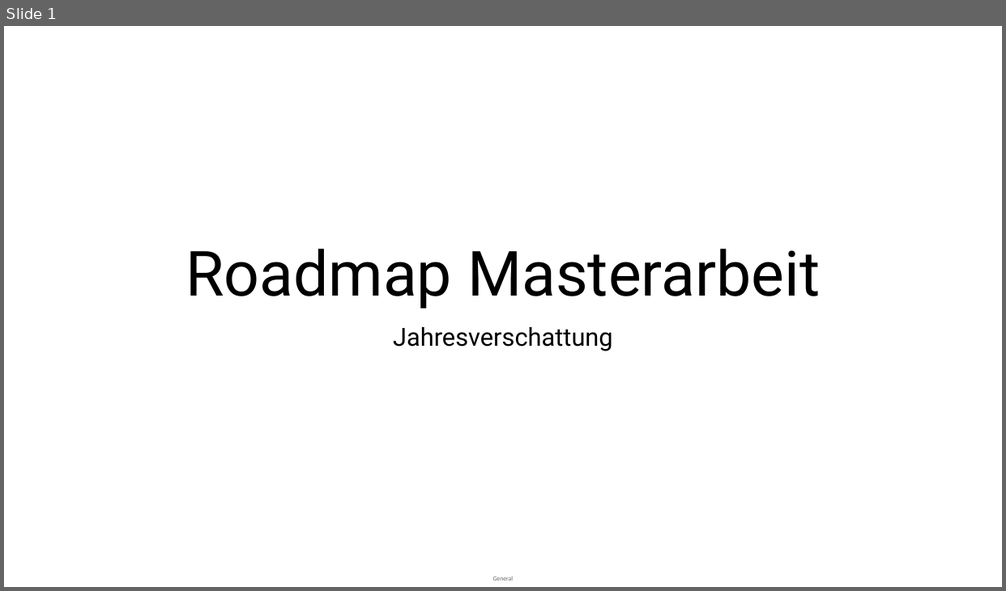
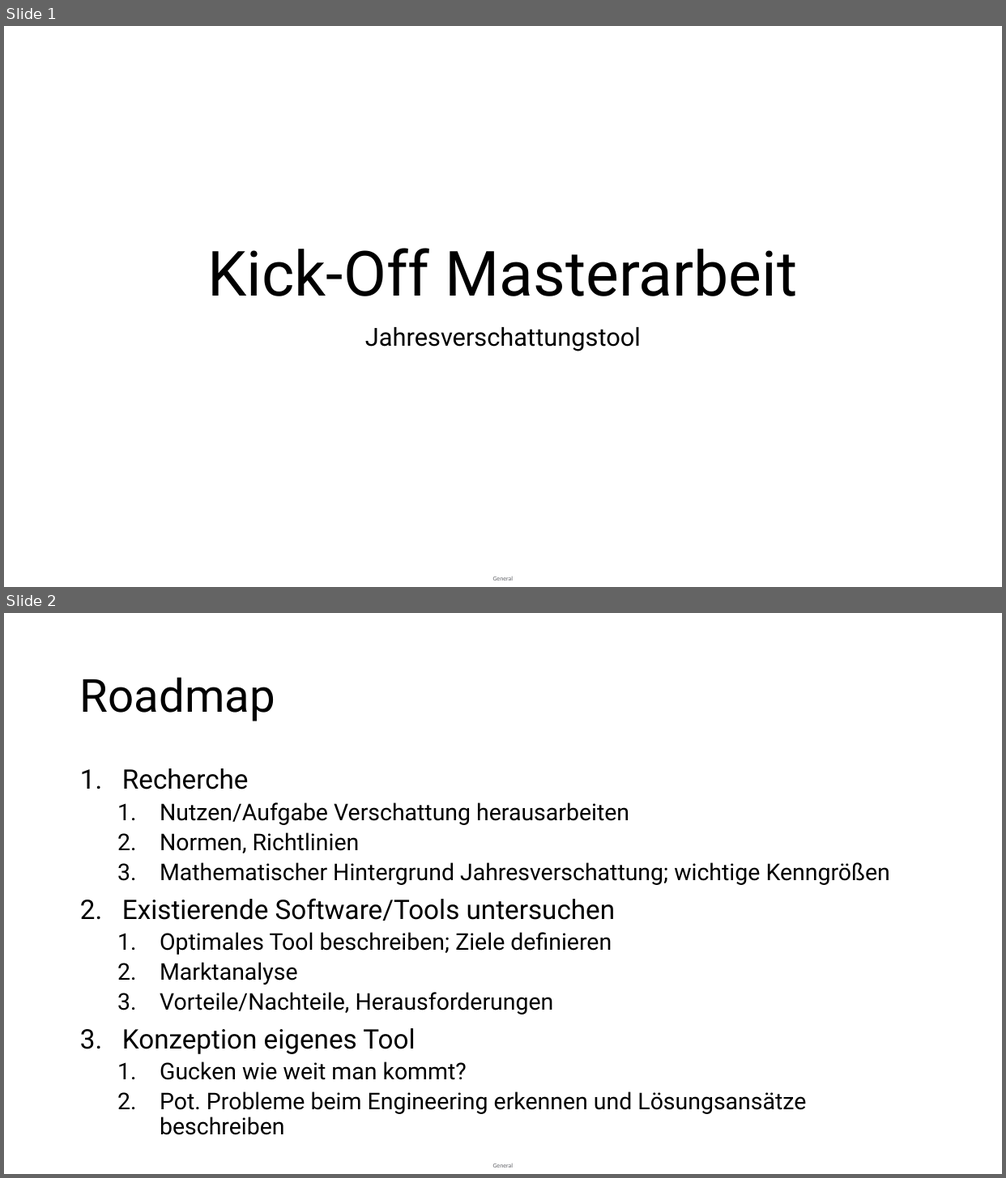
Before and after one commit to nike300/master-thesis, a slide deck: Roadmap Masterarbeit.pptx. Shown one above the other, each under a label of ours: slide 1 before the commit, slides 1 and 2 after it. The pictures are 1006x591 and 1006x1178 pixels, drawn with LibreOffice and Linux fonts; fonts in the diff are those of the drawing. Boxes give left, top, right and bottom in pixels: in the first picture for what was removed or moved away, otherwise in the second. Text is boxed around its words. In the diff, an @@ line names an element or a change of style, - is before the commit and + after.

```diff
--- a/Roadmap Masterarbeit.pptx
+++ b/Roadmap Masterarbeit.pptx
@@ slide 2 added at (4, 613, 1002, 1174), background #FFFFFF; not listed: 1 template element that a slide beside it also shows @@
@@ title added at (80, 677, 275, 722), 44 pt, text #000000 @@
+Roadmap
@@ text added at (122, 769, 890, 1114), 22.2 pt, text #000000 @@
+1. Recherche
+  1. Nutzen/Aufgabe Verschattung herausarbeiten
+  2. Normen, Richtlinien
+  3. Mathematischer Hintergrund Jahresverschattung; wichtige Kenngrößen
+2. Existierende Software/Tools untersuchen
+  1. Optimales Tool beschreiben; Ziele definieren
+  2. Marktanalyse
+  3. Vorteile/Nachteile, Herausforderungen
+3. Konzeption eigenes Tool
+  1. Gucken wie weit man kommt?
+  2. Pot. Probleme beim Engineering erkennen und Lösungsansätze beschreiben
@@ slide 1 changed as well @@
@@ title at (208, 248, 798, 297): text changed @@
-Roadmap Masterarbeit
+Kick-Off Masterarbeit
@@ subtitle at (365, 327, 641, 352): text changed @@
-Jahresverschattung
+Jahresverschattungstool
```
Also in this commit, not shown: 1 other slide changed, 3 other slides added, 1 slide removed, 1 other file.
